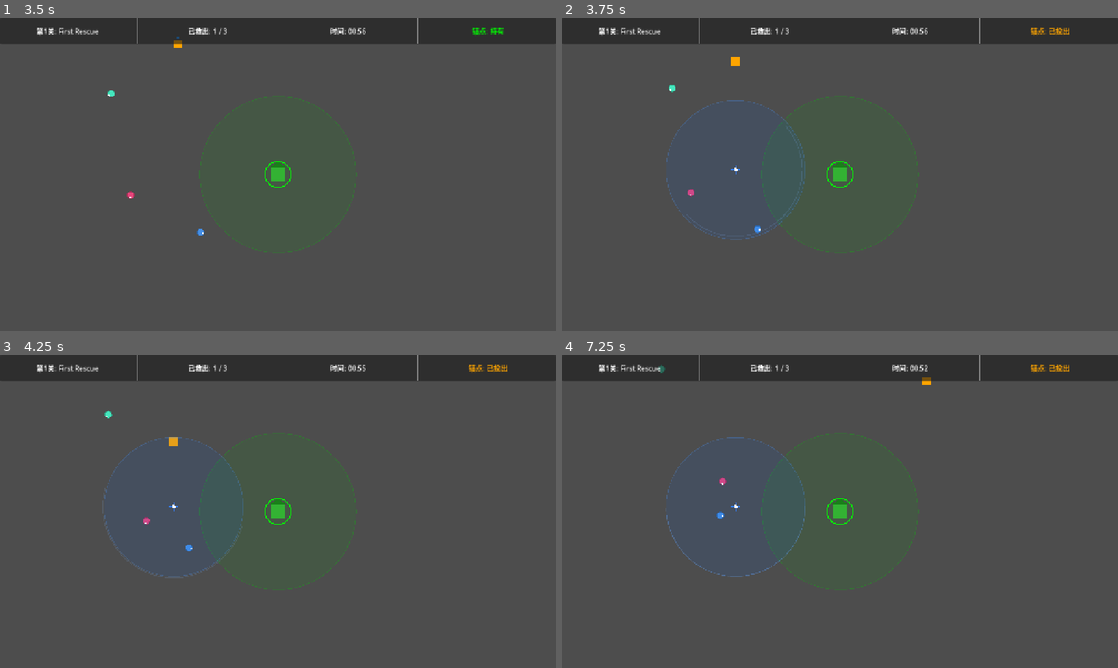
Above: before the commit, frames 1-4 (two rows, left to right).
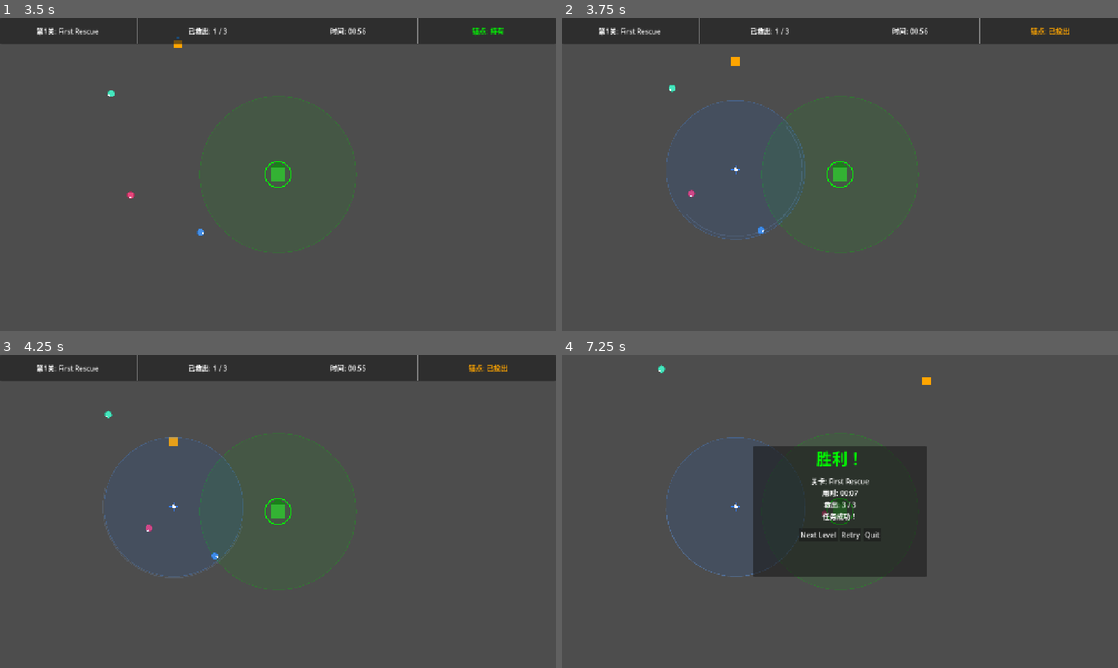
Above: after the commit, the same moments.

Repository: kunk70352-png/Safe-Anchor
Game: Godot game, scene res://src/main/main.tscn
The game is run twice, just before and just after one commit, with the same random seed, the same clock (stepped at 60 frames per second) and the same inputs.
Inputs:
- Up to frame 1 (3.5 s): hold W (move_up) 0.53-2.03 s; tap Space (charge_throw) every 0.75 s from 0.6 to 2.85 s; hold A (move_left) from 2.03 s (still down)
- Up to frame 2 (3.75 s): release A (move_left) at 3.53 s; hold S (move_down) from 3.53 s (still down); tap Space (charge_throw) at 3.6 s
- Up to frame 3 (4.25 s): keep holding S (move_down)
- Up to frame 4 (7.25 s): release S (move_down) at 4.28 s; hold D (move_right) 4.28-5.03 s; tap Space (charge_throw) every 0.75 s from 4.35 to 6.6 s; hold W (move_up) 5.03-5.78 s; hold D (move_right) from 5.78 s (still down)

Frame 1 is identical in both runs. In frame 2, less than 0.1% of the frame differs, in the area x 22-37%, y 54-70%; in frame 3, less than 0.1%; in frame 4, 21%, in the area x 0-100%, y 0-71%.

Commit message:
新功能：锚点范围与安全屋重叠时，难民直接导航到安全屋
- _update_state() 新增重叠检测：锚点中心距安全屋 <= 两者半径之和 → 直接去安全屋
- World 新增 get_safe_house_radius() 和 get_safe_house_node()
- 新增 _navigate_to() 辅助方法，统一导航逻辑

Diff:
--- a/src/refugee/refugee.gd
+++ b/src/refugee/refugee.gd
@@ -1,29 +1,23 @@
 ## 难民 — AI 控制角色，被锚点/安全屋吸引前随机徘徊。
-## 使用 NavigationAgent2D 寻路，实现三状态状态机。
 class_name Refugee
 extends CharacterBody2D
 
-# ---- 状态机 ----
 enum State { WANDERING, SEEKING, RESCUED }
 
-# ---- 导出属性 ----
 @export var wander_speed: float = 60.0
 @export var seek_speed: float = 100.0
 @export var wander_interval: float = 2.0
 @export var wander_origin: Vector2
 
-# ---- 内部状态 ----
 var state: State = State.WANDERING
 var _wander_target: Vector2 = Vector2.ZERO
 var _wander_timer: float = 0.0
 var _current_attractor: Node2D = null
 
-# ---- 节点引用 ----
 @onready var navigation_agent: NavigationAgent2D = $NavigationAgent2D
 @onready var sprite: Sprite2D = $Sprite2D
 @onready var animation_player: AnimationPlayer = $AnimationPlayer
 
-# 视觉颜色（每个难民随机生成，便于区分）
 var _color: Color = Color.WHITE
 
 
@@ -48,13 +42,10 @@
 	_process_movement()
 
 
-# ---- 状态管理 ----
-
 func _update_state() -> void:
 	var best := _find_best_target()
 
 	if best == null:
-		# 范围内无吸引源 — 每帧都重新选徘徊目标，确保持续移动
 		state = State.WANDERING
 		_current_attractor = null
 		if navigation_agent.is_navigation_finished():
@@ -62,37 +53,41 @@
 		return
 
 	if best is SafeHouse:
-		# 安全屋在范围内 — 直接导航
-		state = State.SEEKING
-		_current_attractor = best
-		navigation_agent.target_position = best.global_position
+		_navigate_to(best)
 		return
 
-	# 是锚点
+	# 是锚点 — 检查是否与安全屋范围重叠
+	var sh := _get_safe_house_node()
+	if sh:
+		var anchor_r: float = float(best.get("attraction_radius"))
+		var sh_r := _get_safe_house_radius()
+		if best.global_position.distance_to(sh.global_position) <= anchor_r + sh_r:
+			# 锚点范围与安全屋重叠 → 直接去安全屋
+			_navigate_to(sh)
+			return
+
 	if best != _current_attractor:
-		# 新的/更好的锚点 — 导航到锚点中心
-		state = State.SEEKING
-		_current_attractor = best
-		navigation_agent.target_position = best.global_position
+		_navigate_to(best)
 	elif navigation_agent.is_navigation_finished():
-		# 已到达当前锚点 — 在其范围内随机走动
 		_wander_near_anchor(best)
 
 
-## 在锚点范围内随机走动：选一个偏离锚点中心、偏向安全屋反方向的随机点
+func _navigate_to(target: Node2D) -> void:
+	state = State.SEEKING
+	_current_attractor = target
+	navigation_agent.target_position = target.global_position
+
+
 func _wander_near_anchor(anchor: Node2D) -> void:
 	state = State.WANDERING
 	var radius: float = float(anchor.get("attraction_radius"))
 	var sh_pos := _get_safe_house_pos()
-	# 锚点指向安全屋反方向（留在锚点后方，不越过锚点）
 	var base_dir := (anchor.global_position - sh_pos).normalized()
-	# 180度弧内随机方向 + 锚点半径30%-80%的随机距离
 	var angle := randf_range(-PI * 0.5, PI * 0.5)
 	var dist := randf_range(radius * 0.3, radius * 0.8)
 	navigation_agent.target_position = anchor.global_position + base_dir.rotated(angle) * dist
 
 
-## 返回范围内离安全屋最近的吸引源
 func _find_best_target() -> Node2D:
 	var world := get_tree().get_first_node_in_group("world") as Node2D
 	if world == null or not world.has_method("get_attraction_sources"):
@@ -111,13 +106,10 @@
 			continue
 		var dist_to_me := global_position.distance_to(source.global_position)
 		var radius: float = float(source.get("attraction_radius"))
-		# 超出范围 — 跳过
 		if dist_to_me > radius:
 			continue
-		# 安全屋始终优先：只要在范围内，直接前往
 		if source is SafeHouse:
 			return source
-		# 选离安全屋最近的锚点（引导难民向安全屋方向前进）
 		var dist_to_sh := source.global_position.distance_to(sh_pos)
 		if dist_to_sh < best_sh_dist:
 			best_sh_dist = dist_to_sh
@@ -133,7 +125,19 @@
 	return Vector2.ZERO
 
 
-# ---- 移动 ----
+func _get_safe_house_radius() -> float:
+	var world := get_tree().get_first_node_in_group("world") as Node2D
+	if world and world.has_method("get_safe_house_radius"):
+		return world.get_safe_house_radius()
+	return 200.0
+
+
+func _get_safe_house_node() -> Node2D:
+	var world := get_tree().get_first_node_in_group("world") as Node2D
+	if world and world.has_method("get_safe_house_node"):
+		return world.get_safe_house_node()
+	return null
+
 
 func _process_movement() -> void:
 	if navigation_agent.is_navigation_finished():
@@ -150,9 +154,6 @@
 	navigation_agent.target_position = wander_origin + Vector2.RIGHT.rotated(angle) * dist
 
 
-# ---- 救援 ----
-
-## 由 SafeHouse 在难民进入救援区域时调用
 func rescue() -> void:
 	if state == State.RESCUED:
 		return
@@ -164,9 +165,8 @@
 
 
 func _draw() -> void:
-	var radius := 8.0
-	draw_circle(Vector2.ZERO, radius, _color)
+	var r := 8.0
+	draw_circle(Vector2.ZERO, r, _color)
 	if velocity.length() > 10.0:
-		var forward := velocity.normalized() * (radius - 2.0)
-		draw_circle(forward, 2.5, Color.WHITE)
-	draw_arc(Vector2.ZERO, radius, 0, TAU, 16, _color.darkened(0.3), 1.0)
+		draw_circle(velocity.normalized() * (r - 2.0), 2.5, Color.WHITE)
+	draw_arc(Vector2.ZERO, r, 0, TAU, 16, _color.darkened(0.3), 1.0)
--- a/src/world/world.gd
+++ b/src/world/world.gd
@@ -68,6 +68,14 @@
 	return safe_house.global_position if is_instance_valid(safe_house) else Vector2.ZERO
 
 
+func get_safe_house_radius() -> float:
+	return safe_house.attraction_radius if is_instance_valid(safe_house) else 200.0
+
+
+func get_safe_house_node() -> Node2D:
+	return safe_house if is_instance_valid(safe_house) else null
+
+
 # ---- 难民生成 ----
 
 func _spawn_refugee(spawn_pos: Vector2, level_data: LevelData) -> void:
